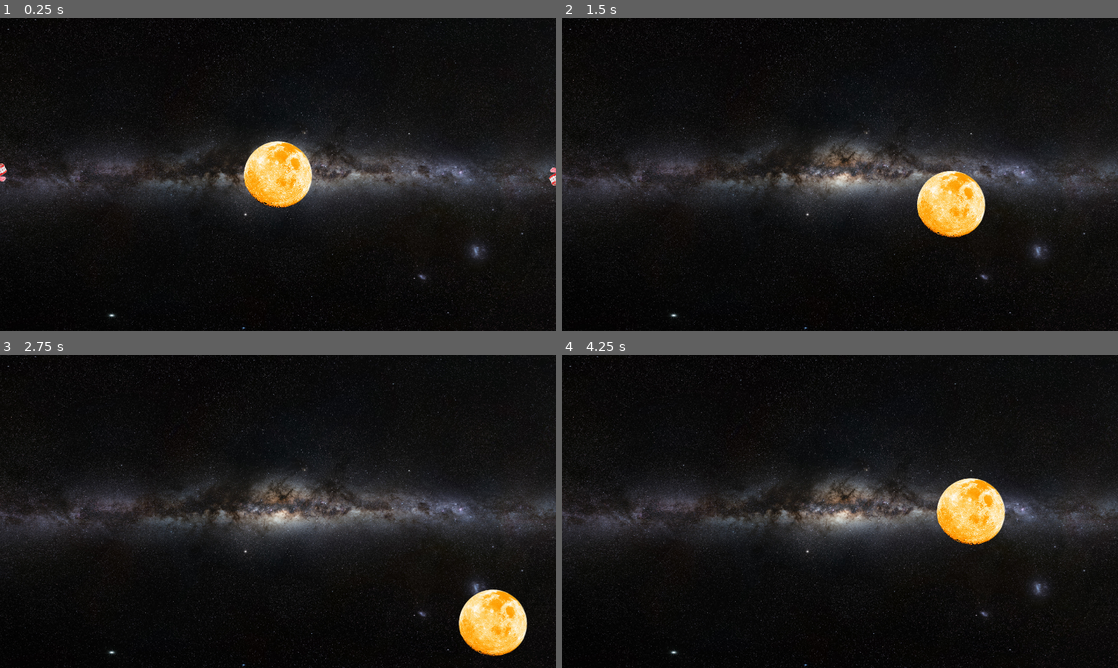
Above: before the commit, frames 1-4 (two rows, left to right).
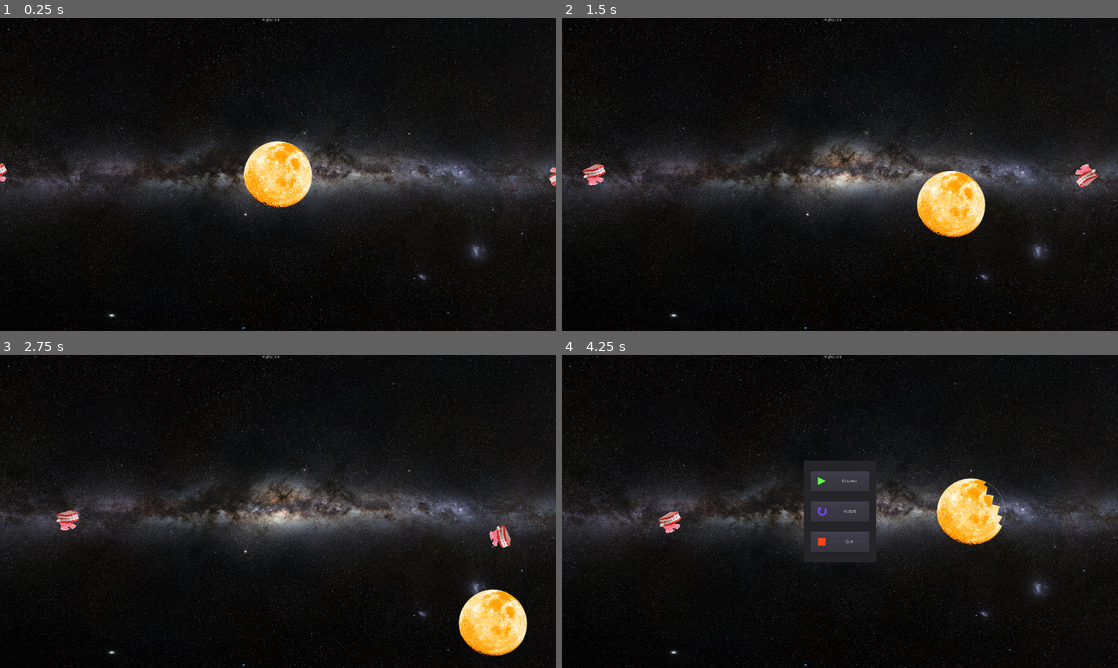
Above: after the commit, the same moments.

Repository: PushingPolygons/moonchomper-RosemaryKoshy
Game: Godot game, scene res://level/level.tscn
The game is run twice, just before and just after one commit, with the same random seed, the same clock (stepped at 60 frames per second) and the same inputs. A sky picture missing from this copy of the repository is replaced by a grey-blue gradient.
Inputs (mouse positions are in pixels of both pictures, inside the frame that each line leads up to):
- Up to frame 1 (0.25 s): no input
- Up to frame 2 (1.5 s): move the mouse to (1112, 174) at 0.52 s; press the mouse at (1112, 174) at 0.53 s; hold Right (ui_right) 0.53-1.28 s; move the mouse to (589, 174) at 1.27 s; release the mouse at (589, 174) at 1.28 s; hold Down (ui_down) from 1.28 s (still down); right-click (589, 174) at 1.35 s; click (589, 174) at 1.42 s
- Up to frame 3 (2.75 s): move the mouse to (333, 442) at 2.02 s; release Down (ui_down) at 2.03 s; press the mouse at (333, 442) at 2.03 s; hold Right (ui_right) from 2.03 s (still down)
- Up to frame 4 (4.25 s): move the mouse to (812, 574) at 2.77 s; release Right (ui_right) at 2.78 s; release the mouse at (812, 574) at 2.78 s; hold Up (ui_up) 2.78-3.53 s; right-click (812, 574) at 2.85 s; click (812, 574) at 2.92 s; move the mouse to (1006, 558) at 3.52 s; press the mouse at (1006, 558) at 3.53 s; hold Left (ui_left) from 3.53 s (still down); tap Escape (ui_cancel) at 4.15 s

The runs differ from the first frame. In frame 1, less than 0.1% of the frame differs, in the area x 47-51%, y 0-2%; in frame 2, 0.4%; in frame 3, 0.4%; in frame 4, 2.6%, in the area x 17-80%, y 0-67%.

Commit message:
show/hide panel onpause

Diff:
--- a/code/level/assets/level.gd
+++ b/code/level/assets/level.gd
@@ -31,6 +31,7 @@
 func _process(_delta_t: float) -> void:
 	if Input.is_action_just_pressed("ui_cancel"):
 		get_tree().paused = !get_tree().paused
+		$Menu/Panel.show()
 
 func spawn_chompers(count: int, center: Vector2, radius: float) -> void:
 	for i in count:
--- a/code/level/level.tscn
+++ b/code/level/level.tscn
@@ -9,10 +9,6 @@
 pause_mode = 2
 script = ExtResource( 2 )
 
-[node name="Menu" parent="." instance=ExtResource( 4 )]
-pause_mode = 2
-visible = false
-
 [node name="Sky" type="Sprite" parent="."]
 pause_mode = 1
 texture = ExtResource( 3 )
@@ -21,3 +17,6 @@
 [node name="Moon" parent="." instance=ExtResource( 1 )]
 position = Vector2( 960, 540 )
 scale = Vector2( 0.5, 0.5 )
+
+[node name="Menu" parent="." instance=ExtResource( 4 )]
+pause_mode = 2
